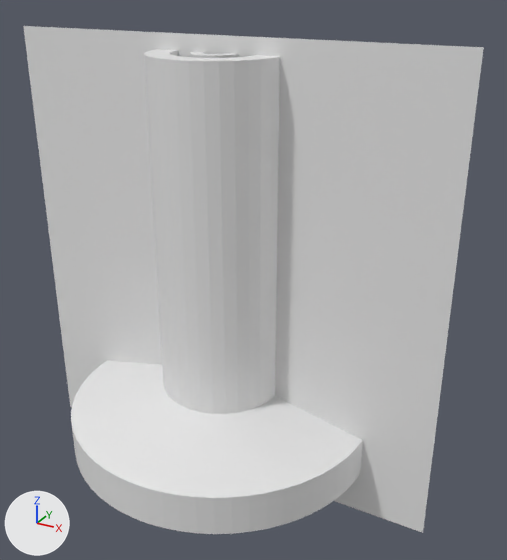
One commit to the Blender file CAD/24-well-render-well.blend: the scene before it, then after it.
The view is the same before and after, from a 50 mm camera at (14.9, -24.1, 20.2) aimed at (2.5, -1.6, 9.0). The axes (+X, +Y, +Z) are drawn at lower left. The lights are the same throughout.

The older version as bpy lines, for what is in view:
```python
me_cube_001 = bpy.data.meshes.new('Cube.001')
me_cube_001.from_pydata(...)  # 3777 vertices, 4295 faces; spans x -1.0..1.0, y -8.0..-1.0, z -1.0..1.0
ob_cube_001 = bpy.data.objects.new('Cube.001', me_cube_001)
ob_cube_001.location = (0.0, 1.0, 8.0)
ob_cube_001.scale = (10.0, 1.0, 10.0)
_m = ob_cube_001.modifiers.new('Boolean', 'BOOLEAN')
_m.solver = 'FLOAT'
```
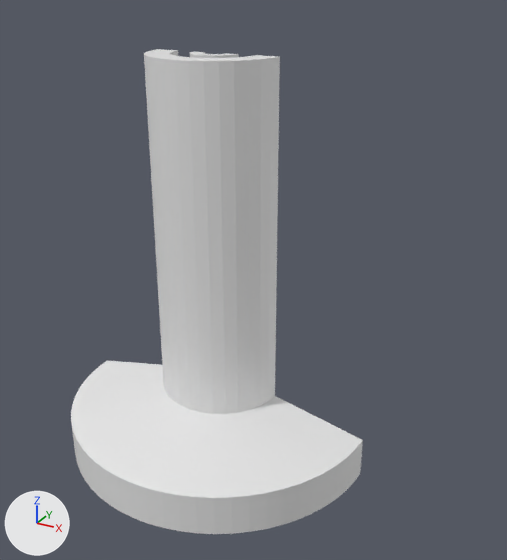
Commit message: cross section of pillar done

What differs and where, as boxes [x1, y1, x2, y2] in the pictures (507 x 560 px):
```json
{"object": "Cube.001", "change": "reshaped", "before": [23, 26, 484, 534], "after": [71, 49, 363, 534], "on screen": "37% narrower"}
{"part": 1, "of": "me_cube_001", "change": "deleted", "before": [23, 26, 484, 533]}
```

Edits to the scene script, one JSON object a line:
```json
{"block": "me_cube_001", "where": "# used by ob_cube_001; location = (0.0, 1.0, 8.0); scale = (10.0, 1.0, 10.0)"}
{"op": "remove", "block": "me_cube_001", "code": "me_cube_001.from_pydata(...)  # 3777 vertices, 4295 faces; spans x -1.0..1.0, y -8.0..-1.0, z -1.0..1.0"}
{"op": "add", "block": "me_cube_001", "code": "me_cube_001.from_pydata(...)  # 3773 vertices, 4324 faces; spans x -0.7..0.7, y -8.0..-1.0, z -0.8..0.94"}
{"block": "me_cube_001", "change": "me_cube_001 part 1: the loose piece of 4 vertices spanning x -1.0..1.0, y -1.0, z -1.0..1.0 is deleted"}
{"block": "me_cube_001", "change": "me_cube_001 part 2"}
{"block": "me_cube_001", "change": "6 faces are deleted"}
{"block": "me_cube_001", "change": "36 new faces join them"}
```
